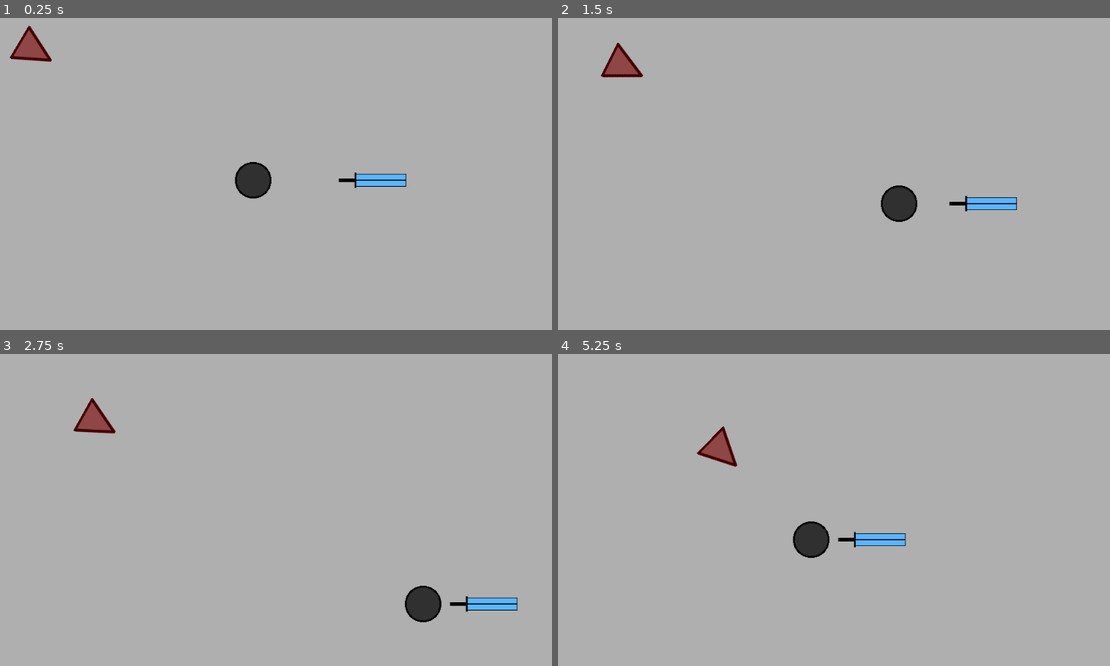
Above: before the commit, frames 1-4 (two rows, left to right).
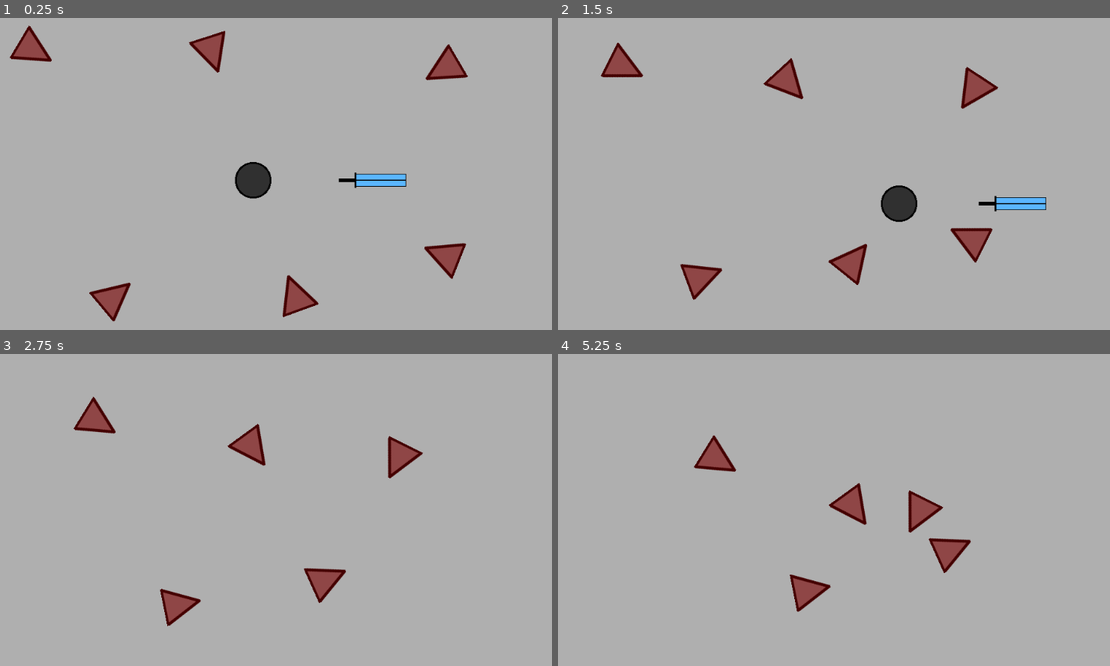
Above: after the commit, the same moments.

Repository: Izook/psychic-blade
Game: Godot game, scene res://scenes/Main.tscn
Same seed, same stepped clock (60 frames per second), same inputs: the game is played once before the commit and once after it.
Inputs:
- Up to frame 1 (0.25 s): no input
- Up to frame 2 (1.5 s): hold Right (move_right) 0.53-1.28 s; hold S (pull_in) 0.53-1.28 s; hold Down (move_down) from 1.28 s (still down); tap W (push_out) at 1.35 s
- Up to frame 3 (2.75 s): release Down (move_down) at 2.03 s; hold Right (move_right) from 2.03 s (still down); hold S (pull_in) from 2.03 s (still down)
- Up to frame 4 (5.25 s): release Right (move_right) at 2.78 s; release S (pull_in) at 2.78 s; hold Up (move_up) 2.78-3.53 s; tap W (push_out) at 2.85, 4.35 s; hold S (pull_in) 3.53-4.28 s; hold Left (move_left) 3.53-5.03 s; hold Down (move_down) from 5.03 s (still down); hold S (pull_in) from 5.03 s (still down)

The runs differ from the first frame. In frame 1, 2.4% of the frame differs, in the area x 16-85%, y 4-98%; in frame 2, 2.9%; in frame 3, 3.1%; in frame 4, 3.5%, in the area x 24-75%, y 23-83%.
Error after the commit: Invalid get index 'position' (on base: 'previously freed instance'). (res://scripts/Enemy.gd:15)

Commit message:
Add enemies to the game

Diff:
--- a/scenes/Blade.tscn
+++ b/scenes/Blade.tscn
@@ -6,13 +6,11 @@
 [sub_resource type="RectangleShape2D" id=1]
 extents = Vector2( 64, 16 )
 
-[node name="Node2D" type="Node2D"]
+[node name="Center" type="Node2D"]
 script = ExtResource( 2 )
 
 [node name="Blade" type="KinematicBody2D" parent="."]
 position = Vector2( 200, 0 )
-collision_layer = 2
-collision_mask = 2
 
 [node name="CollisionShape2D" type="CollisionShape2D" parent="Blade"]
 shape = SubResource( 1 )
--- a/scenes/Enemy.tscn
+++ b/scenes/Enemy.tscn
@@ -6,7 +6,7 @@
 [sub_resource type="RectangleShape2D" id=1]
 extents = Vector2( 32, 32 )
 
-[node name="Node2D" type="KinematicBody2D"]
+[node name="Enemy" type="KinematicBody2D"]
 script = ExtResource( 2 )
 
 [node name="Sprite" type="Sprite" parent="."]
--- a/scenes/Main.tscn
+++ b/scenes/Main.tscn
@@ -14,5 +14,20 @@
 ] instance=ExtResource( 1 )]
 collision_layer = 16384
 
-[node name="Node2D" parent="." instance=ExtResource( 2 )]
+[node name="Enemy" parent="." instance=ExtResource( 2 )]
 position = Vector2( -382.564, -226.998 )
+
+[node name="Enemy2" parent="." instance=ExtResource( 2 )]
+position = Vector2( 333.606, -194.998 )
+
+[node name="Enemy3" parent="." instance=ExtResource( 2 )]
+position = Vector2( 74.6078, 204.775 )
+
+[node name="Enemy4" parent="." instance=ExtResource( 2 )]
+position = Vector2( -244.46, 204.775 )
+
+[node name="Enemy5" parent="." instance=ExtResource( 2 )]
+position = Vector2( 333.606, 131.754 )
+
+[node name="Enemy6" parent="." instance=ExtResource( 2 )]
+position = Vector2( -73.0204, -226.998 )
--- a/scenes/Player.tscn
+++ b/scenes/Player.tscn
@@ -7,7 +7,7 @@
 [sub_resource type="RectangleShape2D" id=1]
 extents = Vector2( 32, 32 )
 
-[node name="Node2D" type="KinematicBody2D"]
+[node name="Player" type="KinematicBody2D"]
 script = ExtResource( 2 )
 __meta__ = {
 "_edit_lock_": true
--- a/scripts/Blade.gd
+++ b/scripts/Blade.gd
@@ -1,7 +1,7 @@
 extends Node2D
 
 const MAX_RADIUS = 300
-const MIN_RADIUS = 100
+const MIN_RADIUS = 150
 
 var polar_vector
 var blade_angle
--- a/scripts/Enemy.gd
+++ b/scripts/Enemy.gd
@@ -23,4 +23,12 @@
 func _physics_process(delta):
 	_find_player()
 	_rotate_enemy()
-	move_and_slide(velocity)
+
+	var collision_info = move_and_slide(velocity)
+
+	for i in get_slide_count():
+		var collision = get_slide_collision(i)
+		if collision.collider.name == "Blade":
+			queue_free()
+		if collision.collider.name == "Player":
+			players[0].queue_free()
